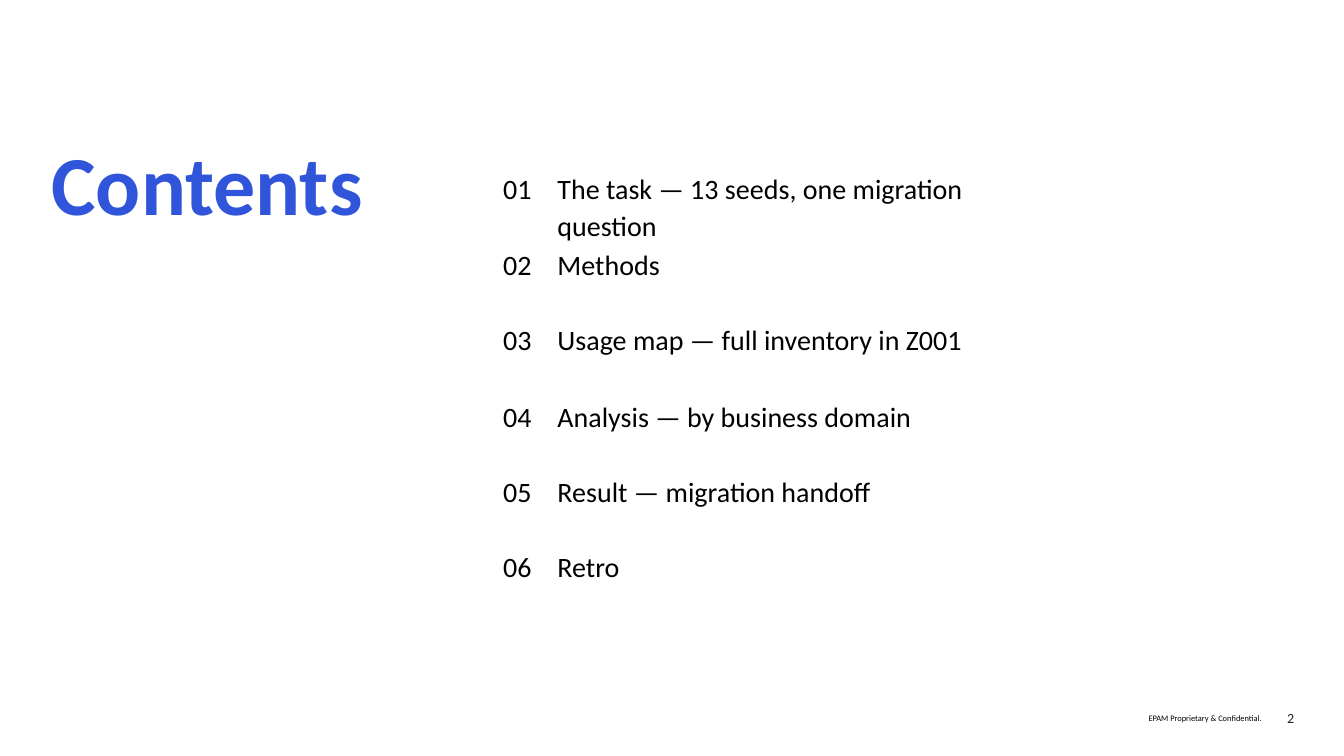
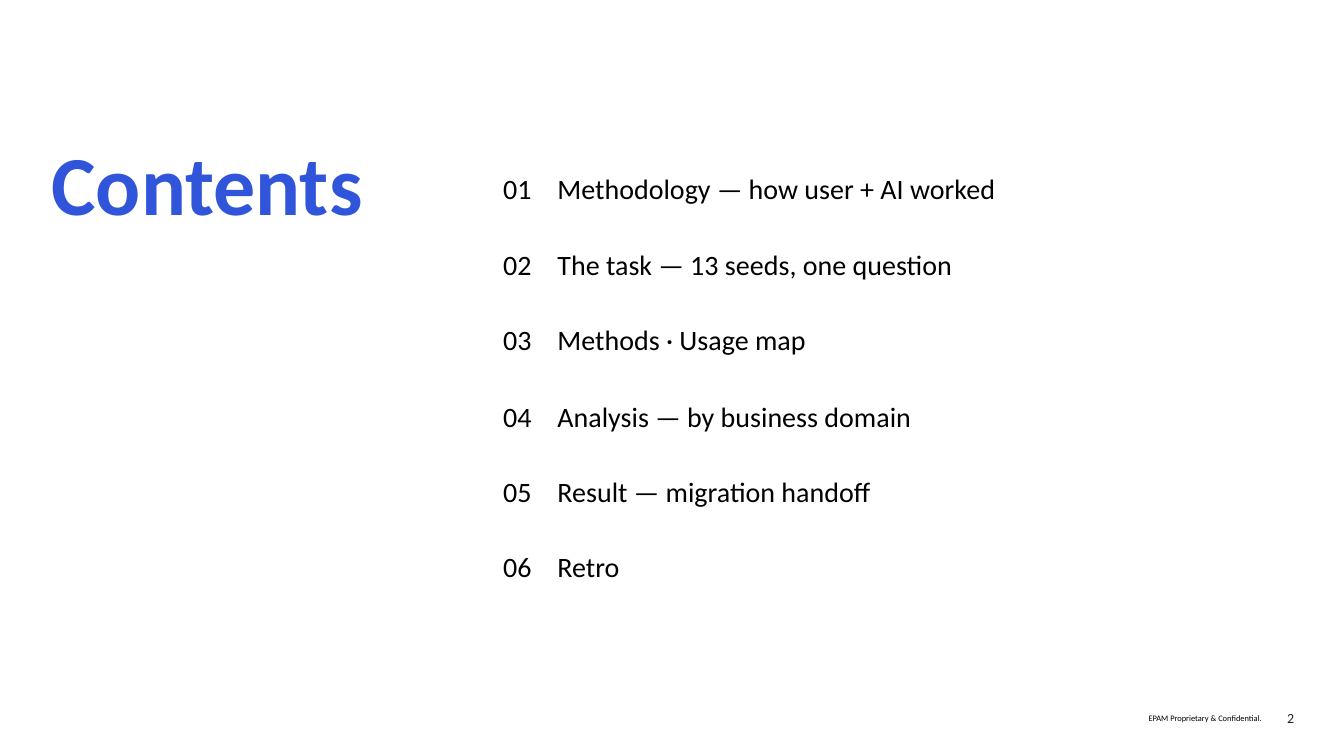
Before and after one commit to fr0ster/cloud-llm-hub, a slide deck: slide 2 of docs/tutorials/codebase-analysis/examples/report.simple-deck.pptx. Drawn at 1344x756 pixels with LibreOffice and Linux fonts; fonts in the diff are those of the drawing; background and template pictures are left out. Boxes give left, top, right and bottom in pixels: in the first picture for what was removed or moved away, otherwise in the second. Text is boxed around its words. In the diff, an @@ line names an element or a change of style, - is before the commit and + after.

```diff
--- a/docs/tutorials/codebase-analysis/examples/report.simple-deck.pptx
+++ b/docs/tutorials/codebase-analysis/examples/report.simple-deck.pptx
@@ text added at <box>557,179,995,204</box>, 20 pt, text #000000 @@
+Methodology — how user + AI worked
@@ text at <box>557,255,952,280</box>: text changed @@
-The task — 13 seeds, one migration question
+The task — 13 seeds, one question
@@ text removed at <box>557,255,659,276</box> @@
-Methods
@@ text at <box>557,330,806,355</box>: text changed @@
-Usage map — full inventory in Z001
+Methods · Usage map
```
Also in this commit, not shown: 6 other slides changed, 5 slides added, 15 other files.
